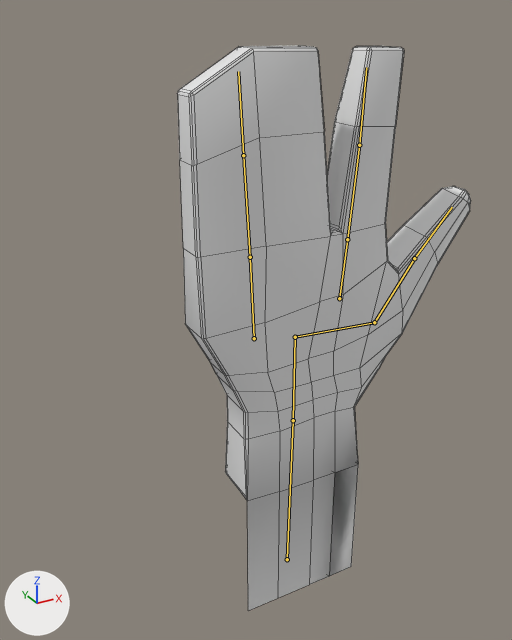
The Blender file source_mesh/mystic_hand.blend: old version first, new version second.
Camera for both pictures: a 50 mm camera at (0.064, -0.397, 0.127) aimed at (0.331, 0.089, -0.115). The lights are fixed; the arrows at lower left show +X, +Y and +Z. The bones that bend it are drawn over the model as lines. Mesh edges are drawn as thin lines.

Names of what the first picture shows: 'mystic_hand'.
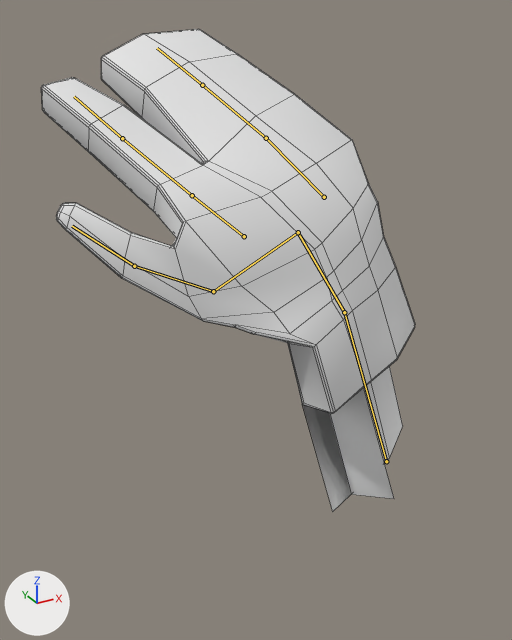
The newer file adds an action. The first version stands in its rest pose; the second is drawn at frame 2 of the action 'arte_1'.

The change, as JSON lines over the scene's bpy script:
```json
{"block": "bone_wrist", "where": "bone_wrist = bpy.data.objects['Armature.001'].pose.bones['Wrist']  # child of 'Root'"}
{"op": "set", "path": "bone_wrist.location", "old": "(0.0, 0.0, 0.0)", "new": "(0.101, 0.066, -0.002)"}
{"op": "set", "path": "bone_wrist.rotation_quaternion", "old": "(1.0, 0.0, 0.0, 0.0)", "new": "(0.102, 0.126, -0.975, 0.088)", "note": "degrees (0, 0, 0) -> degrees (9, -167, 14)"}
{"op": "set", "path": "bone_wrist.scale", "old": "(1.0, 1.0, 1.0)", "new": "(1.07, 1.07, 1.07)"}
{"block": "bone_palm", "where": "bone_palm = bpy.data.objects['Armature.001'].pose.bones['Palm']  # child of 'Wrist'"}
{"op": "set", "path": "bone_palm.rotation_quaternion", "old": "(1.0, 0.0, 0.0, 0.0)", "new": "(0.99, 0.11, 0.024, -0.071)", "note": "degrees (0, 0, 0) -> degrees (12, 4, -8)"}
{"block": "bone_fingers", "where": "bone_fingers = bpy.data.objects['Armature.001'].pose.bones['Fingers']  # child of 'Palm'"}
{"op": "set", "path": "bone_fingers.location", "old": "(0.0, 0.0, 0.0)", "new": "(0.0, 0.002, -0.003)"}
{"op": "set", "path": "bone_fingers.rotation_quaternion", "old": "(1.0, 0.0, 0.0, 0.0)", "new": "(0.966, 0.23, 0.001, 0.005)", "note": "degrees (0, 0, 0) -> degrees (27, 0, 1)"}
{"block": "bone_fingers_001", "where": "bone_fingers_001 = bpy.data.objects['Armature.001'].pose.bones['Fingers.001']  # child of 'Fingers'"}
{"op": "set", "path": "bone_fingers_001.rotation_quaternion", "old": "(1.0, 0.0, 0.0, 0.0)", "new": "(0.997, 0.079, 0.0, 0.0)", "note": "degrees (0, 0, 0) -> degrees (9, 0, 0)"}
{"block": "bone_finger", "where": "bone_finger = bpy.data.objects['Armature.001'].pose.bones['Finger']  # child of 'Palm'"}
{"op": "set", "path": "bone_finger.location", "old": "(0.0, 0.0, 0.0)", "new": "(-0.001, -0.001, 0.005)"}
{"op": "set", "path": "bone_finger.rotation_quaternion", "old": "(1.0, 0.0, 0.0, 0.0)", "new": "(0.966, 0.235, -0.006, -0.008)", "note": "degrees (0, 0, 0) -> degrees (27, -1, -1)"}
{"block": "bone_finger_001", "where": "bone_finger_001 = bpy.data.objects['Armature.001'].pose.bones['Finger.001']  # child of 'Finger'"}
{"op": "set", "path": "bone_finger_001.rotation_quaternion", "old": "(1.0, 0.0, 0.0, 0.0)", "new": "(0.996, 0.058, 0.05, 0.039)", "note": "degrees (0, 0, 0) -> degrees (7, 5, 5)"}
{"block": "bone_palm_001", "where": "bone_palm_001 = bpy.data.objects['Armature.001'].pose.bones['Palm.001']  # child of 'Palm'"}
{"op": "set", "path": "bone_palm_001.rotation_quaternion", "old": "(1.0, 0.0, 0.0, 0.0)", "new": "(0.964, 0.264, 0.0, 0.0)", "note": "degrees (0, 0, 0) -> degrees (31, 0, 0)"}
{"block": "bone_palm_003", "where": "bone_palm_003 = bpy.data.objects['Armature.001'].pose.bones['Palm.003']  # child of 'Palm.002'"}
{"op": "set", "path": "bone_palm_003.rotation_quaternion", "old": "(1.0, 0.0, 0.0, 0.0)", "new": "(0.98, -0.005, 0.067, 0.177)", "note": "degrees (0, 0, 0) -> degrees (1, 8, 21)"}
```

Pixel boxes [x1, y1, x2, y2] of what changed, in the pictures (512 x 640 px):
```json
{"object": "mystic_hand", "change": "posed", "before": [177, 46, 471, 611], "after": [41, 29, 415, 511], "on screen": "27% wider, 15% shorter"}
{"bone": "Wrist", "before": "(287, 559) to (293, 420)", "after": "(386, 461) to (344, 312)"}
{"bone": "Palm", "before": "(293, 420) to (295, 337)", "after": "(344, 312) to (298, 232)"}
{"bone": "Fingers", "before": "(254, 338) to (250, 257)", "after": "(324, 197) to (266, 138)"}
{"bone": "Fingers.001", "before": "(250, 257) to (243, 155)", "after": "(266, 138) to (202, 85)"}
{"bone": "Finger", "before": "(339, 298) to (347, 239)", "after": "(244, 236) to (192, 195)"}
{"bone": "Finger.001", "before": "(347, 239) to (359, 145)", "after": "(192, 195) to (122, 138)"}
{"bone": "Palm.001", "before": "(295, 337) to (374, 322)", "after": "(298, 232) to (213, 291)"}
{"bone": "Palm.003", "before": "(414, 258) to (452, 207)", "after": "(134, 266) to (72, 226)"}
```
